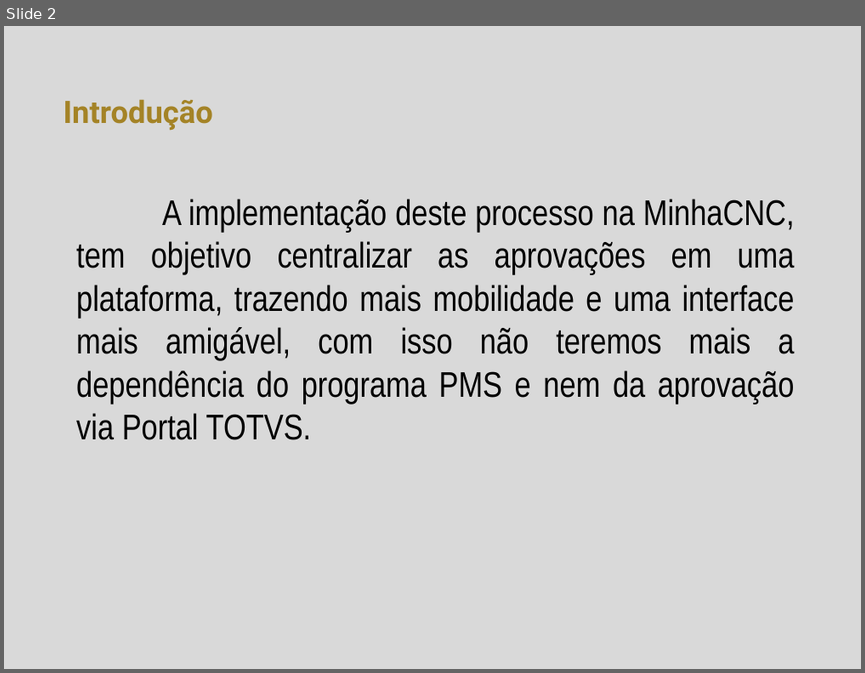
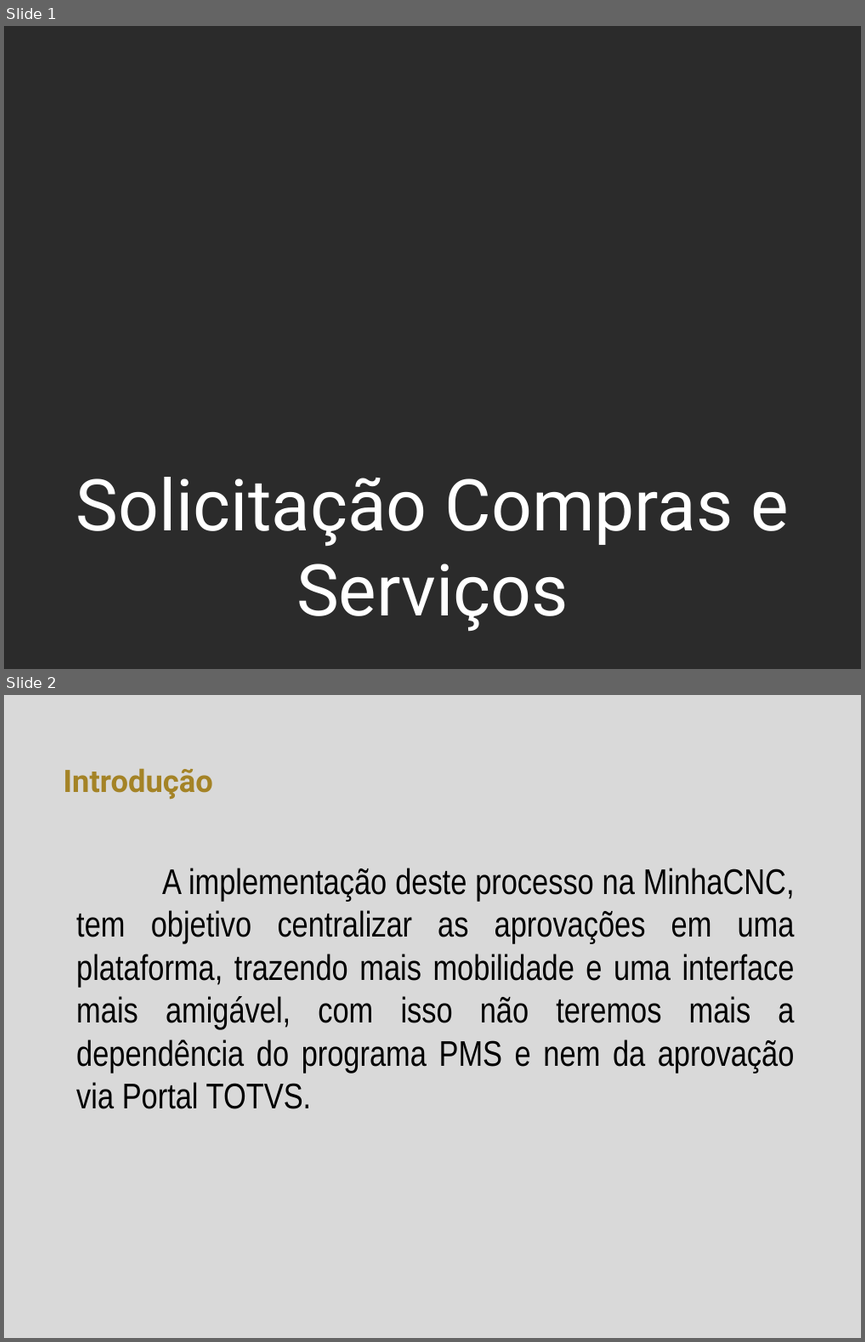
Before and after one commit to herickfreitas/Fluig_RM_SolicitacaoComprasServicos, a slide deck: Solicitação ComprasServicos.pptx. Shown one above the other, each under a label of ours: slide 2 before the commit, slides 1 and 2 after it. The pictures are 865x673 and 865x1342 pixels, drawn with LibreOffice and Linux fonts; fonts in the diff are those of the drawing; background and template pictures are left out; a plain dark background stands for a picture behind light text. Boxes give left, top, right and bottom in pixels: in the first picture for what was removed or moved away, otherwise in the second. Text is boxed around its words. In the diff, an @@ line names an element or a change of style, - is before the commit and + after.

```diff
--- a/Solicitação ComprasServicos.pptx
+++ b/Solicitação ComprasServicos.pptx
@@ slide 1 added at bbox=[4, 26, 861, 669], background picture (left out) @@
@@ text added at bbox=[75, 476, 789, 630], 60 pt, text #FFFFFF @@
+Solicitação Compras e Serviços
```
Also in this commit, not shown: 2 slides changed, 1 slide removed, 7 other files.
